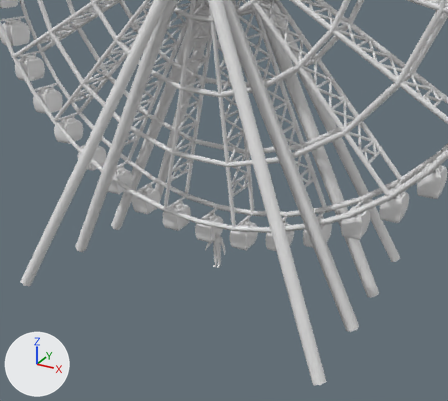
Two versions of the OBJ model Application/Models/FerrisWheel.obj, one commit apart.
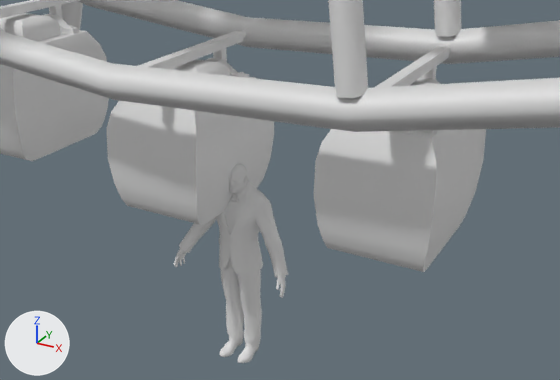
There are two pictures of each version: one from a 50 mm lens placed at (43.3, -76.5, 50.1), pointed at (-0.5, 3.2, 10.2), one close up from a 50 mm lens placed at (10.5, -16.7, 14.0), pointed at (0.7, 1.2, 5.0). The lights are fixed; the arrows at lower left show +X, +Y and +Z. Where no turn or scale is listed for an object, it has been applied to the vertices.

Names of what the first close-up shows: '7logo', 'doorman'.
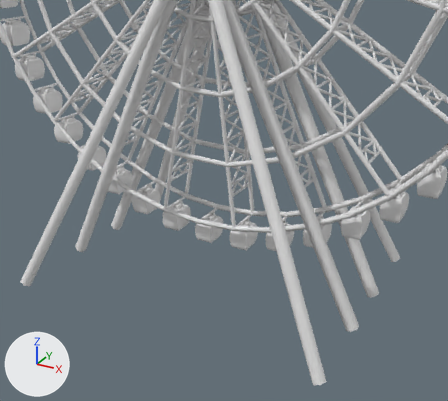
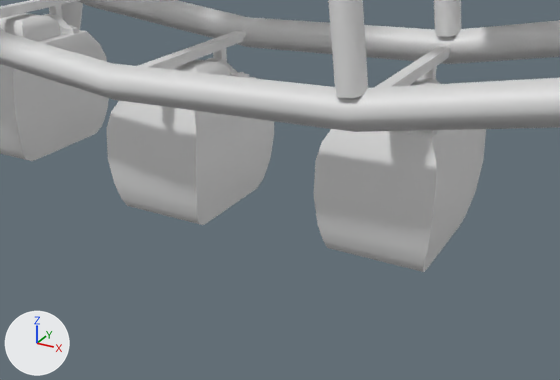
Changed parts and their boxes (x1, y1, x2, y2) in the close-ups (560 x 380 px):
```json
{"object": "doorman", "change": "deleted", "before": [174, 164, 288, 363]}
```

Scene script edits in JSON lines:
```json
{"op": "remove", "block": "ob_doorman", "code": ["ob_doorman = bpy.data.objects.new('doorman', me_doorman)", "ob_doorman.location = (0.0, 0.0, 0.0)"]}
```
